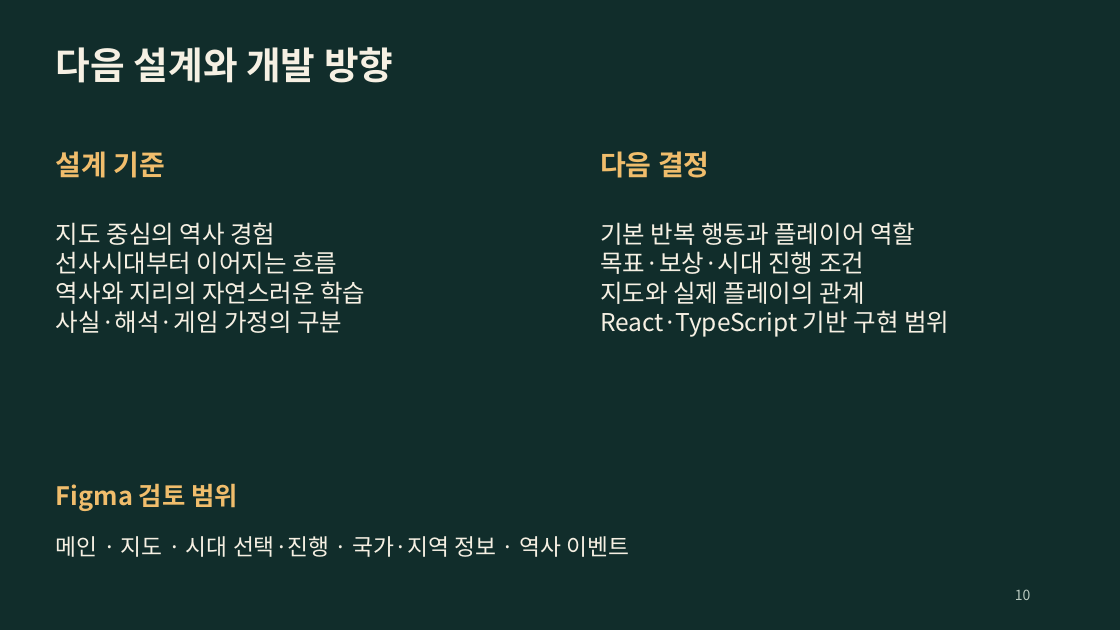
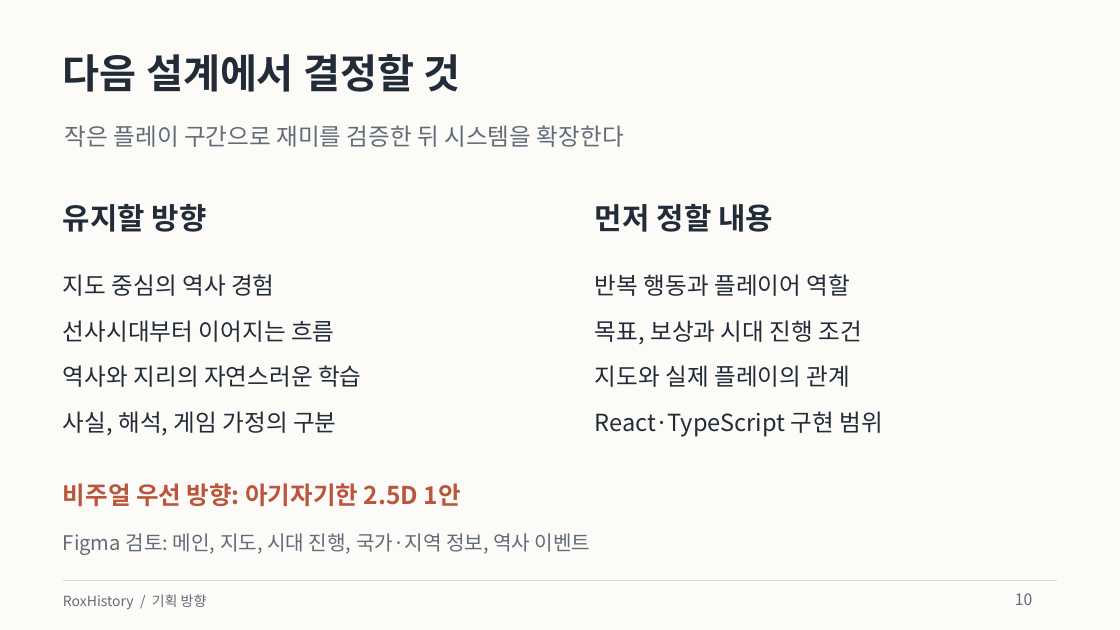
Before and after one commit to byungho-cho/roxhistory, a slide deck: slide 10 of presentations/RoxHistory_Overview_v0.1-handover.pptx. Drawn at 1120x630 pixels with LibreOffice and Linux fonts; fonts in the diff are those of the drawing. Boxes give left, top, right and bottom in pixels: in the first picture for what was removed or moved away, otherwise in the second. Text is boxed around its words. In the diff, an @@ line names an element or a change of style, - is before the commit and + after.

Commit message:
design: refresh presentations with a light editorial style and concise copy

```diff
--- a/presentations/RoxHistory_Overview_v0.1-handover.pptx
+++ b/presentations/RoxHistory_Overview_v0.1-handover.pptx
@@ background #112D2B to #FCFBF8 @@
@@ text at bbox=[63, 54, 460, 92]: text changed; size 32.2 to 34.5 pt; text colour #F6F0E3 to #222B38 @@
-다음 설계와 개발 방향
+다음 설계에서 결정할 것
@@ text added at bbox=[65, 125, 624, 147], 20.2 pt, text #626C79 @@
+작은 플레이 구간으로 재미를 검증한 뒤 시스템을 확장한다
@@ text removed at bbox=[56, 151, 166, 178] @@
-설계 기준
@@ text removed at bbox=[600, 151, 710, 178] @@
-다음 결정
@@ text added at bbox=[63, 204, 207, 232], 25.5 pt, text #222B38, bold @@
+유지할 방향
@@ text added at bbox=[595, 204, 773, 232], 25.5 pt, text #222B38, bold @@
+먼저 정할 내용
@@ text at bbox=[56, 222, 275, 245]: paragraph removed @@
-지도 중심의 역사 경험
@@ text at bbox=[56, 281, 365, 333]: paragraphs removed @@
-역사와 지리의 자연스러운 학습
-사실·해석·게임 가정의 구분
@@ text added at bbox=[63, 274, 274, 296], 20.2 pt, text #222B38 @@
+지도 중심의 역사 경험
@@ text at bbox=[595, 274, 850, 296]: text changed; size 21 to 20.2 pt; text colour #F6F0E3 to #222B38 @@
-기본 반복 행동과 플레이어 역할
-목표·보상·시대 진행 조건
-지도와 실제 플레이의 관계
-React·TypeScript 기반 구현 범위
+반복 행동과 플레이어 역할
@@ text "선사시대부터 이어지는 흐름": place and size @@
-text "선사시대부터 이어지는 흐름" at bbox=[56, 222, 365, 333]
+text "선사시대부터 이어지는 흐름" at bbox=[63, 320, 334, 342]
@@ text "선사시대부터 이어지는 흐름" at bbox=[63, 320, 334, 342]: size 21 to 20.2 pt, text colour #F6F0E3 to #222B38 @@
@@ text added at bbox=[595, 320, 861, 344], 20.2 pt, text #222B38 @@
+목표, 보상과 시대 진행 조건
@@ text added at bbox=[63, 365, 361, 387], 20.2 pt, text #222B38 @@
+역사와 지리의 자연스러운 학습
@@ text added at bbox=[595, 365, 850, 387], 20.2 pt, text #222B38 @@
+지도와 실제 플레이의 관계
@@ text added at bbox=[63, 411, 336, 435], 20.2 pt, text #222B38 @@
+사실, 해석, 게임 가정의 구분
@@ text added at bbox=[595, 411, 883, 437], 20.2 pt, text #222B38 @@
+React·TypeScript 구현 범위
@@ text removed at bbox=[56, 483, 238, 511] @@
-Figma 검토 범위
@@ text added at bbox=[63, 483, 461, 506], 21 pt, text #BA563E, bold @@
+비주얼 우선 방향: 아기자기한 2.5D 1안
@@ text at bbox=[63, 533, 591, 555]: text changed; size 19.5 to 17.2 pt; text colour #F6F0E3 to #626C79 @@
-메인 · 지도 · 시대 선택·진행 · 국가·지역 정보 · 역사 이벤트
+Figma 검토: 메인, 지도, 시대 진행, 국가·지역 정보, 역사 이벤트
@@ rectangle added at bbox=[63, 581, 1057, 581], fill #D9DCE1 @@
@@ text added at bbox=[63, 594, 207, 609], 12 pt, text #626C79 @@
+RoxHistory / 기획 방향
@@ text "10" at bbox=[1015, 593, 1032, 605]: size 12 to 13.5 pt, text colour #B9C9BF to #626C79 @@
```
Also in this commit, not shown: 9 other slides changed, 8 other files.
